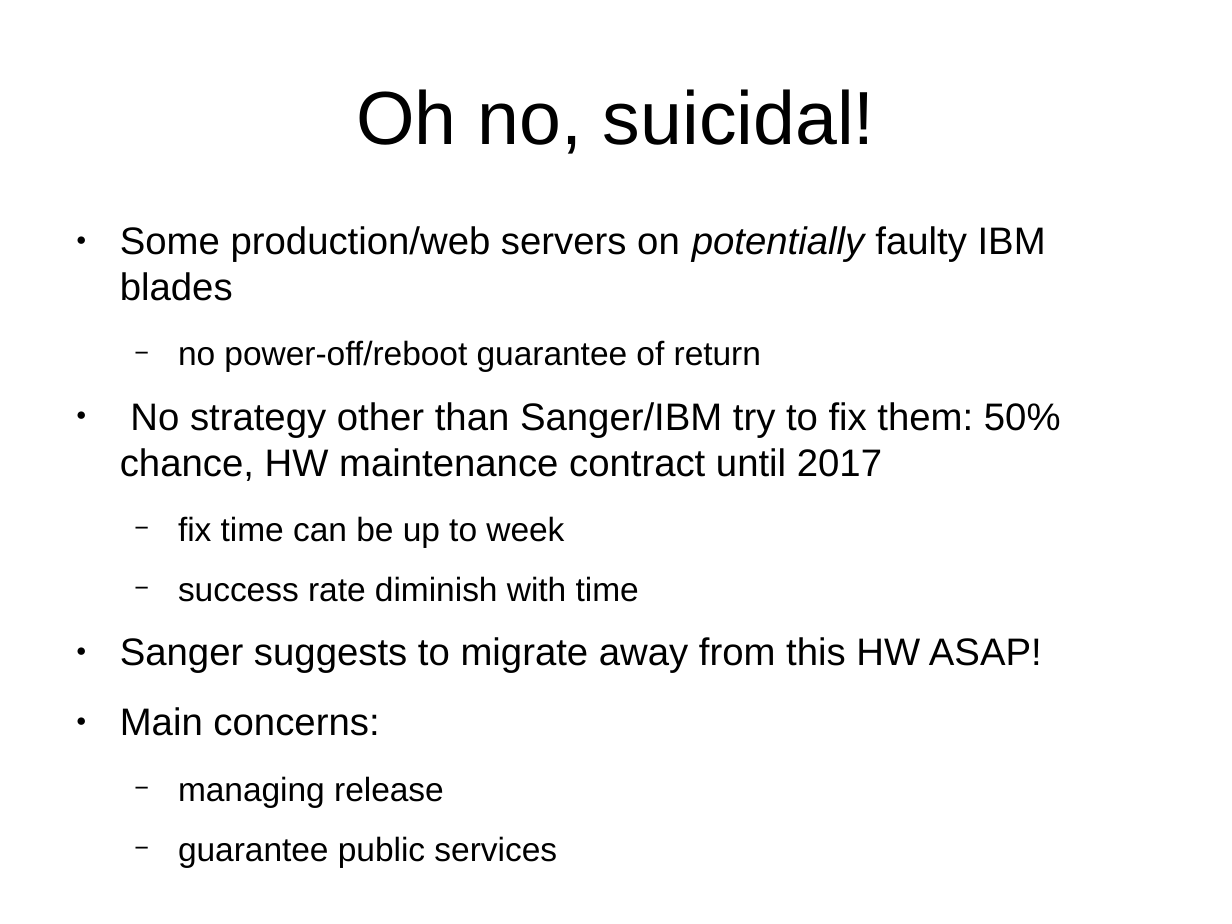
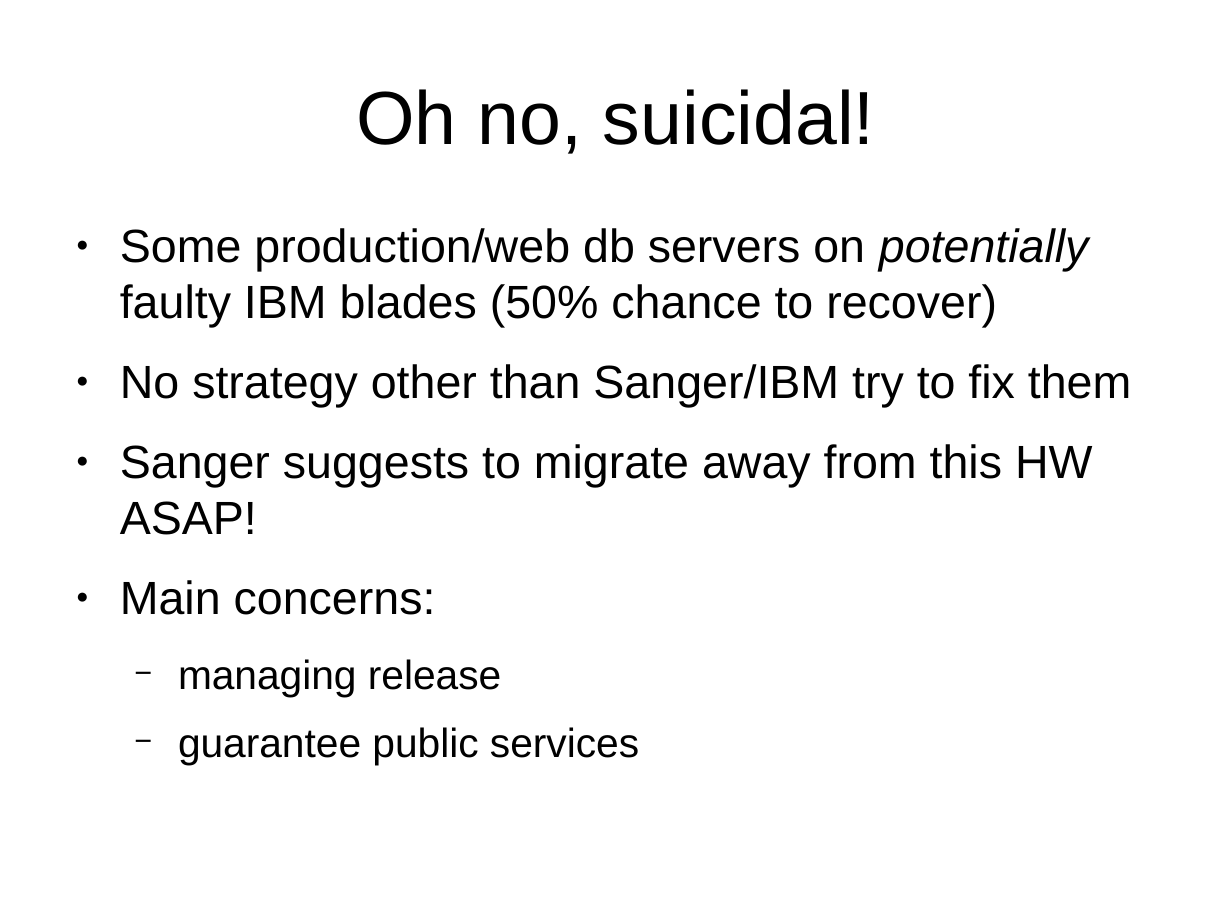
Before and after one commit to avullo/ensembl-migration-pm, a slide deck: slide 8 of data-review-10-16/talk.odp. Drawn at 1232x924 pixels with LibreOffice and Linux fonts; fonts in the diff are those of the drawing; background and template pictures are left out. Boxes give left, top, right and bottom in pixels: in the first picture for what was removed or moved away, otherwise in the second. Text is boxed around its words. In the diff, an @@ line names an element or a change of style, - is before the commit and + after.

Commit message:
Minor changes.

```diff
--- a/data-review-10-16/talk.odp
+++ b/data-review-10-16/talk.odp
@@ text at [120, 228, 1132, 408]: text changed; size 22.4 to 27.2 pt @@
-● Some production/web servers on potentially faulty IBM blades
-  − no power-off/reboot guarantee of return
-● No strategy other than Sanger/IBM try to fix them: 50% chance, HW maintenance contract until 2017
-  − fix time can be up to week
-  − success rate diminish with time
+● Some production/web db servers on potentially faulty IBM blades (50% chance to recover)
+● No strategy other than Sanger/IBM try to fix them
@@ text at [120, 444, 1093, 765]: size 22.4 to 27.2 pt in "Sanger suggests to migrate away from this ...", "Main concerns:"; size 19.6 to 23.8 pt in "managing release", "guarantee public services" @@
```
Also in this commit, not shown: 1 other slide changed.
